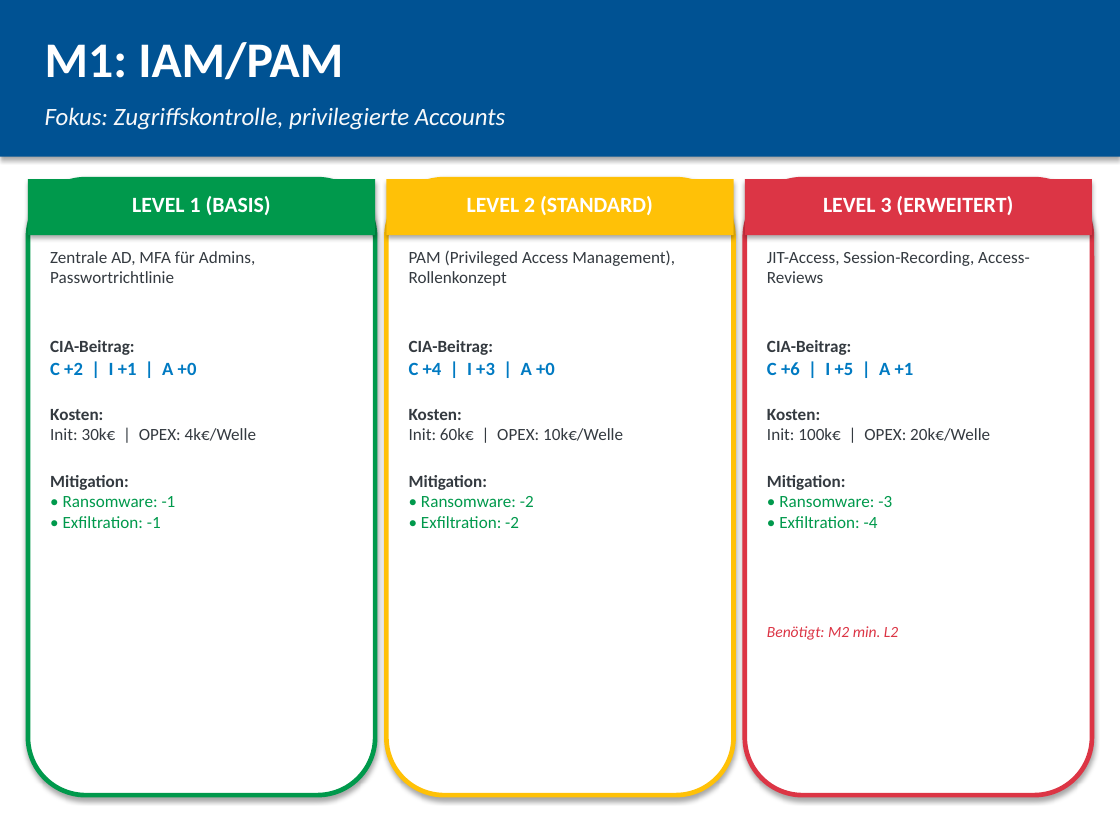
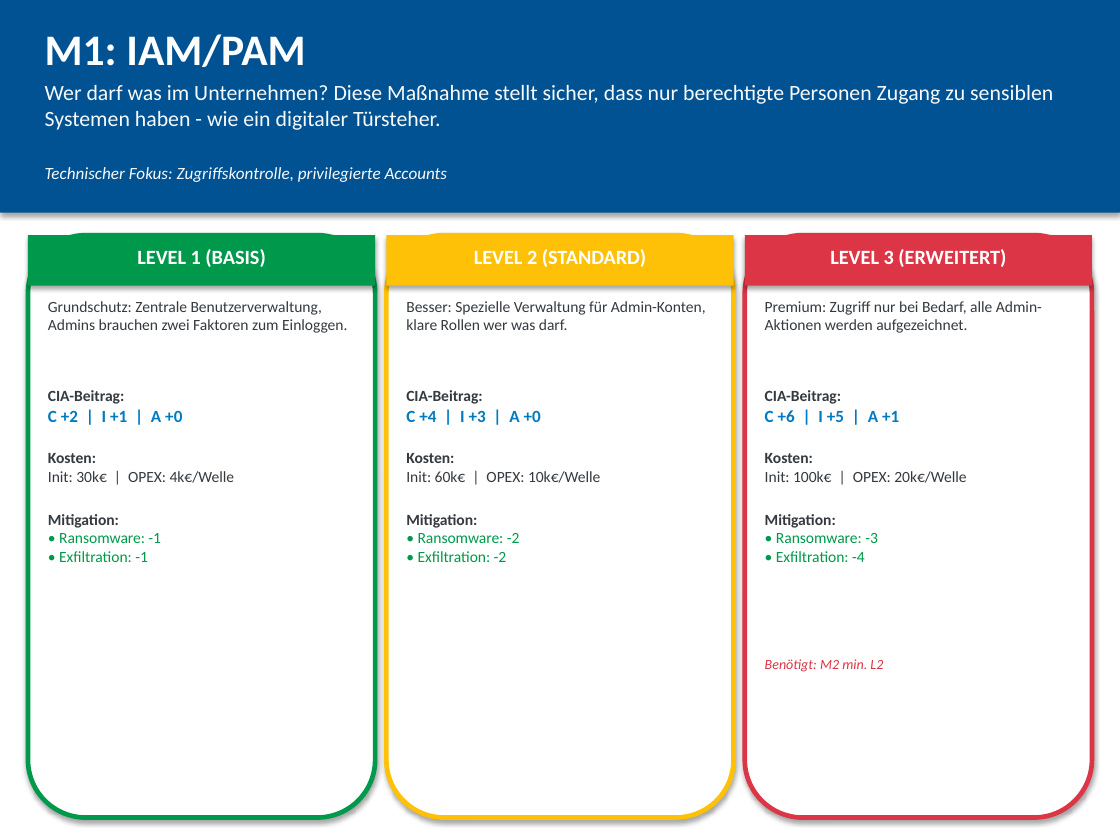
Before and after one commit to ClaudioSt/security-planspiel, a slide deck: slide 2 of pptx_output/Massnahmenkarten.pptx. Drawn at 1120x840 pixels with LibreOffice and Linux fonts; fonts in the diff are those of the drawing. Boxes give left, top, right and bottom in pixels: in the first picture for what was removed or moved away, otherwise in the second. Text is boxed around its words. In the diff, an @@ line names an element or a change of style, - is before the commit and + after.

```diff
--- a/pptx_output/Massnahmenkarten.pptx
+++ b/pptx_output/Massnahmenkarten.pptx
@@ rectangle: place and size @@
-rectangle at (0,0,1120,157)
+rectangle at (0,0,1120,213)
@@ text "M1: IAM/PAM" at (45,34,305,67): size 32 to 28 pt @@
@@ text added at (45,85,1053,130), 14 pt, text #F8F9FA @@
+Wer darf was im Unternehmen? Diese Maßnahme stellt sicher, dass nur berechtigte Personen Zugang zu sensiblen Systemen haben - wie ein digitaler Türsteher.
@@ text at (45,167,448,182): text changed; size 16 to 11 pt @@
-Fokus: Zugriffskontrolle, privilegierte Accounts
+Technischer Fokus: Zugriffskontrolle, privilegierte Accounts
@@ rounded rectangle: place and size @@
-rounded rectangle at (28,179,375,795)
+rounded rectangle at (28,235,375,818)
@@ rectangle: place and size @@
-rectangle at (28,179,375,235)
+rectangle at (28,235,375,286)
@@ rounded rectangle: place and size @@
-rounded rectangle at (386,179,734,795)
+rounded rectangle at (386,235,734,818)
@@ rectangle: place and size @@
-rectangle at (386,179,734,235)
+rectangle at (386,235,734,286)
@@ 3 texts: place and size @@
-3 texts at (132,196,1013,215)
+3 texts at (137,249,1006,267)
@@ size 14 to 13 pt in 3 elements at (137,249,265,267), (474,249,646,267), (830,249,1006,267) @@
@@ rounded rectangle: place and size @@
-rounded rectangle at (745,179,1092,795)
+rounded rectangle at (745,235,1092,818)
@@ rectangle: place and size @@
-rectangle at (745,179,1092,235)
+rectangle at (745,235,1092,286)
@@ text removed at (50,251,256,283) @@
-Zentrale AD, MFA für Admins, Passwortrichtlinie
@@ text removed at (409,251,675,286) @@
-PAM (Privileged Access Management), Rollenkonzept
@@ text removed at (767,251,1030,283) @@
-JIT-Access, Session-Recording, Access-Reviews
@@ text added at (48,301,347,333), 10 pt, text #343A40 @@
+Grundschutz: Zentrale Benutzerverwaltung, Admins brauchen zwei Faktoren zum Einloggen.
@@ text added at (406,301,706,330), 10 pt, text #343A40 @@
+Besser: Spezielle Verwaltung für Admin-Konten, klare Rollen wer was darf.
@@ text added at (765,301,1042,333), 10 pt, text #343A40 @@
+Premium: Zugriff nur bei Bedarf, alle Admin-Aktionen werden aufgezeichnet.
@@ text "CIA-Beitrag:": place and size @@
-text "CIA-Beitrag:" at (50,340,197,375)
+text "CIA-Beitrag:" at (48,390,182,422)
@@ text "CIA-Beitrag:" at (48,390,182,422): size 11 to 10 pt in "CIA-Beitrag:"; size 12 to 11 pt in "C +2 | I +1 | A ..." @@
@@ text "CIA-Beitrag:": place and size @@
-text "CIA-Beitrag:" at (409,340,555,375)
+text "CIA-Beitrag:" at (406,390,541,422)
@@ text "CIA-Beitrag:" at (406,390,541,422): size 11 to 10 pt in "CIA-Beitrag:"; size 12 to 11 pt in "C +4 | I +3 | A ..." @@
@@ text "CIA-Beitrag:": place and size @@
-text "CIA-Beitrag:" at (767,340,914,375)
+text "CIA-Beitrag:" at (765,390,899,422)
@@ text "CIA-Beitrag:" at (765,390,899,422): size 11 to 10 pt in "CIA-Beitrag:"; size 12 to 11 pt in "C +6 | I +5 | A ..." @@
@@ text "Kosten:": place and size @@
-text "Kosten:" at (50,409,256,441)
+text "Kosten:" at (48,453,235,483)
@@ text "Kosten:": place and size @@
-text "Kosten:" at (409,409,623,441)
+text "Kosten:" at (406,453,600,483)
@@ size 11 to 10 pt in 6 elements at (48,514,161,562), (406,514,520,562), (765,514,878,562), (48,453,235,483), (406,453,600,483), (765,453,966,483) @@
@@ text "Kosten:": place and size @@
-text "Kosten:" at (767,409,990,441)
+text "Kosten:" at (765,453,966,483)
@@ text "Mitigation:": place and size @@
-text "Mitigation:" at (50,475,176,528)
+text "Mitigation:" at (48,514,161,562)
@@ text "Mitigation:": place and size @@
-text "Mitigation:" at (409,475,534,528)
+text "Mitigation:" at (406,514,520,562)
@@ text "Mitigation:": place and size @@
-text "Mitigation:" at (767,475,892,528)
+text "Mitigation:" at (765,514,878,562)
@@ text "Benötigt: M2 min. L2": place and size @@
-text "Benötigt: M2 min. L2" at (767,626,898,640)
+text "Benötigt: M2 min. L2" at (765,659,883,672)
@@ text "Benötigt: M2 min. L2" at (765,659,883,672): size 10 to 9 pt @@
```
Also in this commit, not shown: 9 other slides changed, 2 other files.
